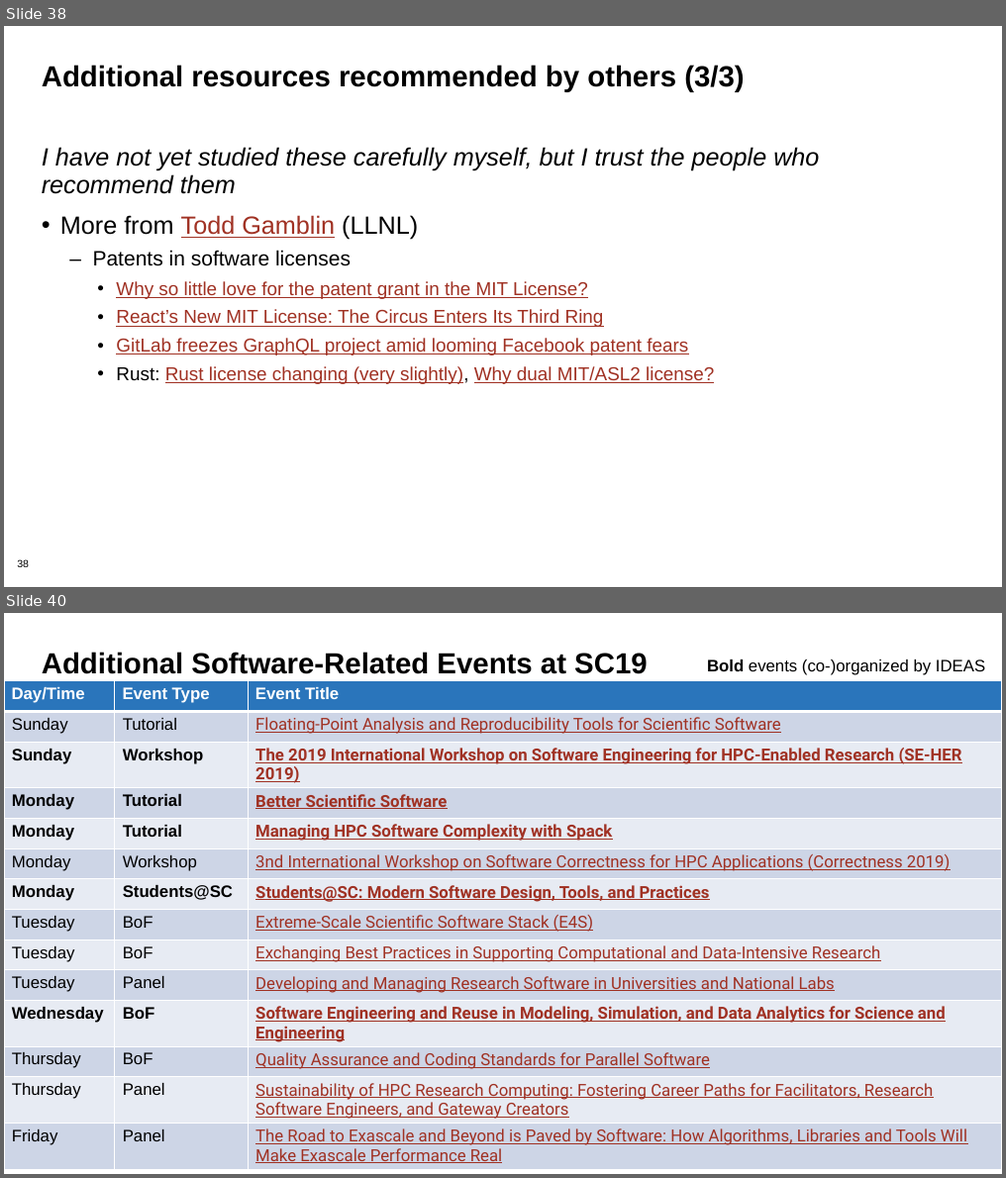
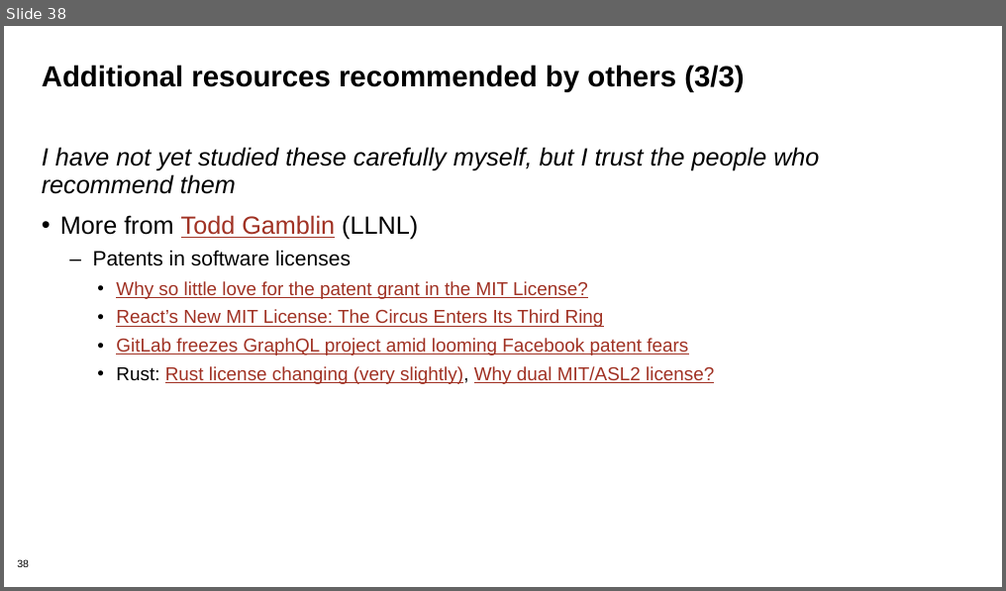
Before and after one commit to bssw-tutorial/presentations, a slide deck: licensing.pptx. Shown one above the other, each under a label of ours: slides 38 and 40 before the commit, slide 38 after it; the slides between them are not shown. The pictures are 1006x1178 and 1006x591 pixels, drawn with LibreOffice and Linux fonts; fonts in the diff are those of the drawing; background and template pictures are left out. Boxes give left, top, right and bottom in pixels: in the first picture for what was removed or moved away, otherwise in the second. Text is boxed around its words. In the diff, an @@ line names an element or a change of style, - is before the commit and + after.

```diff
--- a/licensing.pptx
+++ b/licensing.pptx
@@ slide 40 removed at <box>4,613,1002,1174</box>, background #FFFFFF; not listed: 1 template element that a slide beside it also shows @@
@@ title removed at <box>42,652,648,674</box> @@
-Additional Software-Related Events at SC19
@@ text removed at <box>707,660,985,675</box> @@
-Bold events (co-)organized by IDEAS
@@ table removed at <box>4,681,1002,1174</box>, 14 rows, 3 columns @@
-Day/Time | Event Type | Event Title
-Sunday | Tutorial | Floating-Point Analysis and Reproducibility Tools for Scientific Software
-Sunday | Workshop | The 2019 International Workshop on Software Engineering for HPC-Enabled Research (SE-HER 2019)
-Monday | Tutorial | Better Scientific Software
-Monday | Tutorial | Managing HPC Software Complexity with Spack
-Monday | Workshop | 3nd International Workshop on Software Correctness for HPC Applications (Correctness 2019)
-Monday | Students@SC | Students@SC: Modern Software Design, Tools, and Practices
-Tuesday | BoF | Extreme-Scale Scientific Software Stack (E4S)
-Tuesday | BoF | Exchanging Best Practices in Supporting Computational and Data-Intensive Research
-Tuesday | Panel | Developing and Managing Research Software in Universities and National Labs
-Wednesday | BoF | Software Engineering and Reuse in Modeling, Simulation, and Data Analytics for Science and Engineering
-Thursday | BoF | Quality Assurance and Coding Standards for Parallel Software
-Thursday | Panel | Sustainability of HPC Research Computing: Fostering Career Paths for Facilitators, Research Software Engineers, and Gateway Creators
-Friday | Panel | The Road to Exascale and Beyond is Paved by Software: How Algorithms, Libraries and Tools Will Make Exascale Performance Real
```
Also in this commit, not shown: 1 other slide removed, 6 other files.
